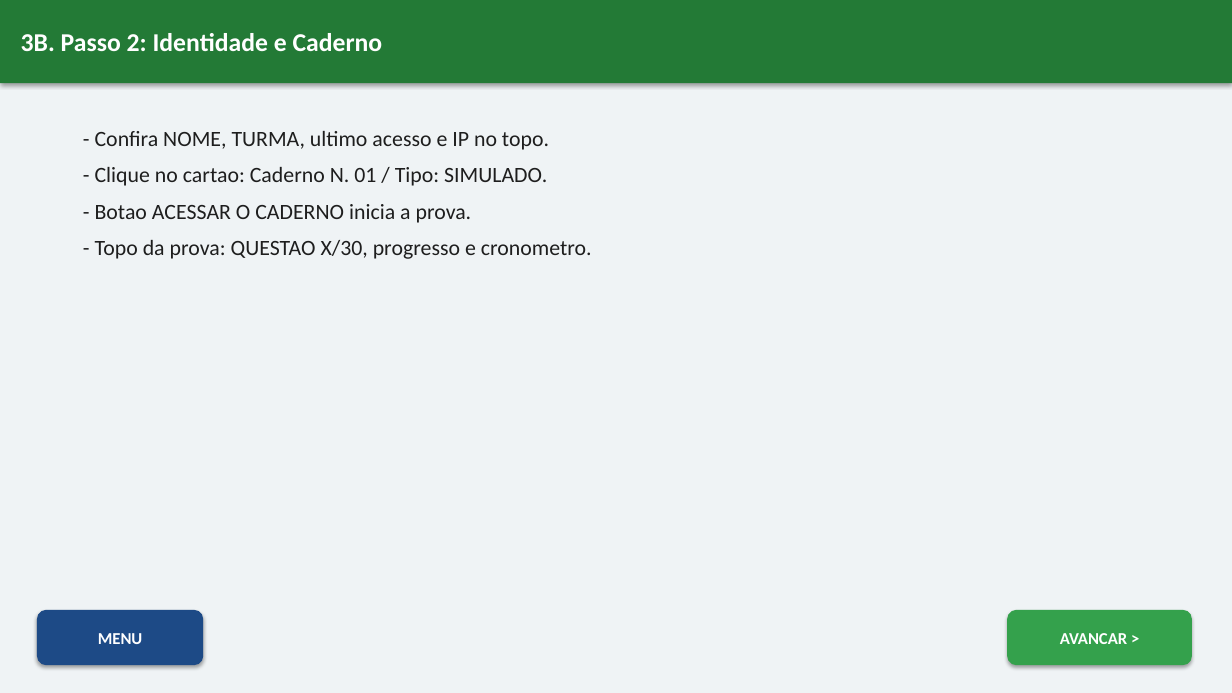
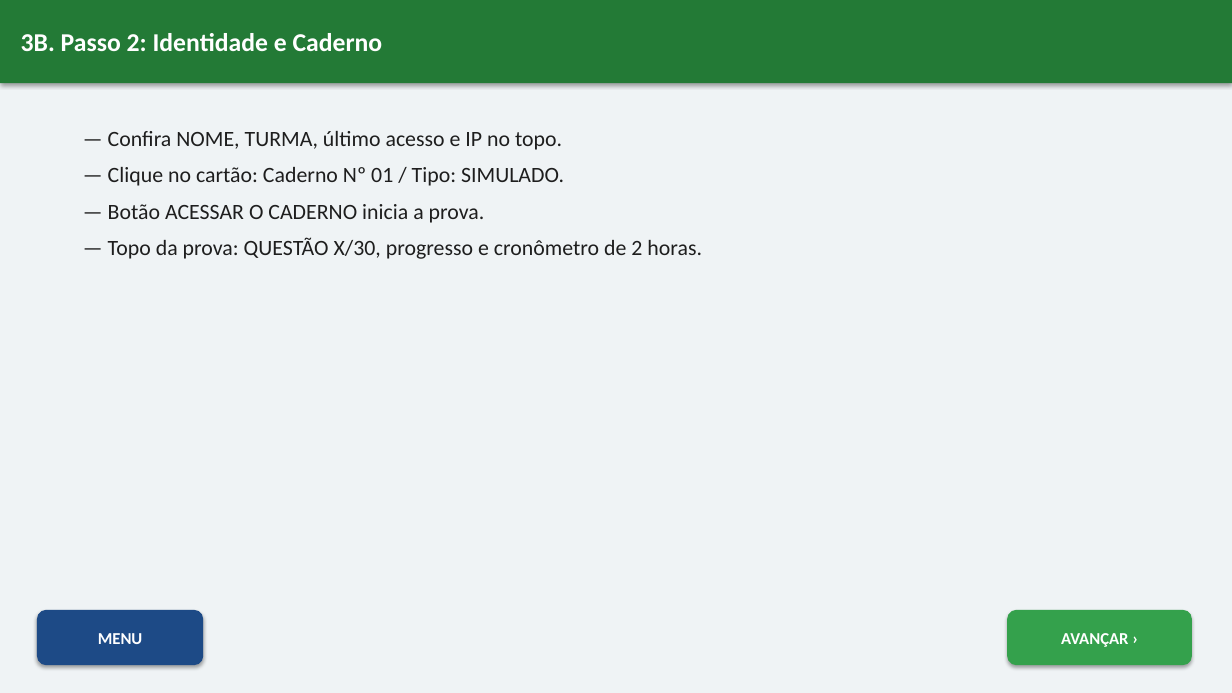
Before and after one commit to Geovane-Maia/Auto-Escola, a slide deck: slide 6 of Apresentacao-Interativa-ABCDETRAN.pptx. Drawn at 1232x693 pixels with LibreOffice and Linux fonts; fonts in the diff are those of the drawing. Boxes give left, top, right and bottom in pixels: in the first picture for what was removed or moved away, otherwise in the second. Text is boxed around its words. In the diff, an @@ line names an element or a change of style, - is before the commit and + after.

Commit message:
PDF e PowerPoint atualizados para prova de 2 horas

```diff
--- a/Apresentacao-Interativa-ABCDETRAN.pptx
+++ b/Apresentacao-Interativa-ABCDETRAN.pptx
@@ text at [108,131,702,259]: text changed @@
-- Confira NOME, TURMA, ultimo acesso e IP no topo.
-- Clique no cartao: Caderno N. 01 / Tipo: SIMULADO.
-- Botao ACESSAR O CADERNO inicia a prova.
-- Topo da prova: QUESTAO X/30, progresso e cronometro.
+— Confira NOME, TURMA, último acesso e IP no topo.
+— Clique no cartão: Caderno Nº 01 / Tipo: SIMULADO.
+— Botão ACESSAR O CADERNO inicia a prova.
+— Topo da prova: QUESTÃO X/30, progresso e cronômetro de 2 horas.
@@ text in rounded rectangle at [1061,633,1128,647]: text changed @@
-AVANCAR >
+AVANÇAR ›
```
Also in this commit, not shown: 15 other slides changed, 1 other file.
